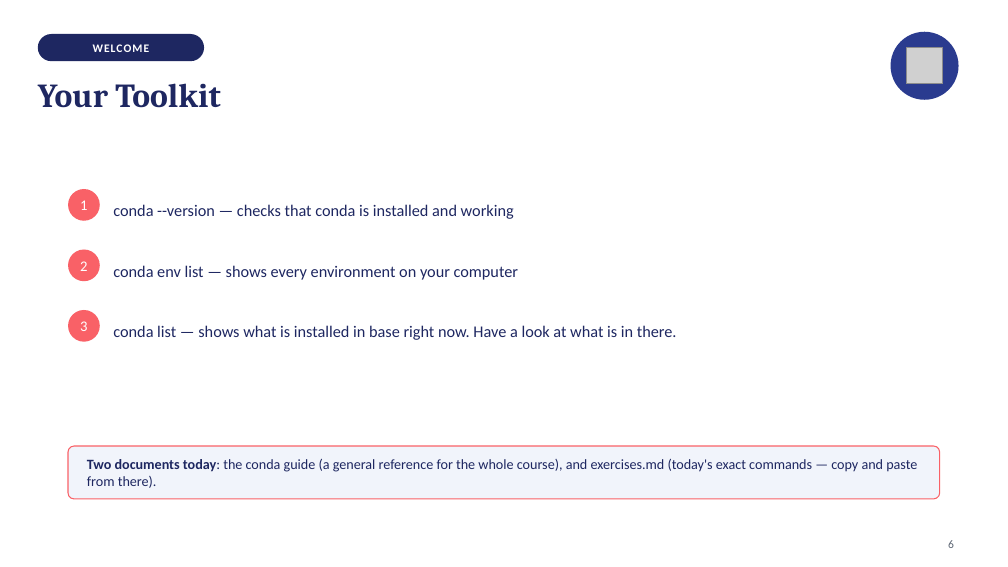
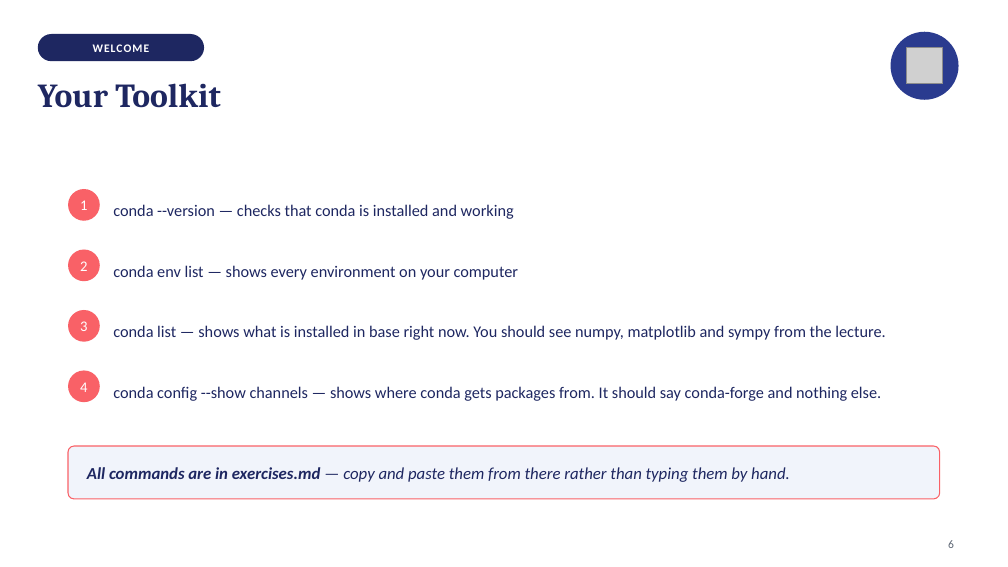
Before and after one commit to isabelhovdahl/TECH2, a slide deck: slide 6 of workshops/week06/conda_slides.pptx. Drawn at 1008x567 pixels with LibreOffice and Linux fonts; fonts in the diff are those of the drawing; grey boxes stand for pictures. Boxes give left, top, right and bottom in pixels: in the first picture for what was removed or moved away, otherwise in the second. Text is boxed around its words. In the diff, an @@ line names an element or a change of style, - is before the commit and + after.

```diff
--- a/workshops/week06/conda_slides.pptx
+++ b/workshops/week06/conda_slides.pptx
@@ text at (113,325,885,340): text changed @@
-conda list — shows what is installed in base right now. Have a look at what is in there.
+conda list — shows what is installed in base right now. You should see numpy, matplotlib and sympy from the lecture.
@@ ellipse added at (68,371,100,402), fill #F96167 @@
@@ text added at (80,382,87,392), 14 pt, text #FFFFFF @@
+4
@@ text added at (113,386,881,401), 15.5 pt, text #1E2761 @@
+conda config --show channels — shows where conda gets packages from. It should say conda-forge and nothing else.
@@ text at (87,467,790,482): text changed; size 13.5 to 16 pt; italic on @@
-Two documents today: the conda guide (a general reference for the whole course), and exercises.md (today's exact commands — copy and paste from there).
+All commands are in exercises.md — copy and paste them from there rather than typing them by hand.
```
Also in this commit, not shown: 13 other slides changed, 4 other files.
